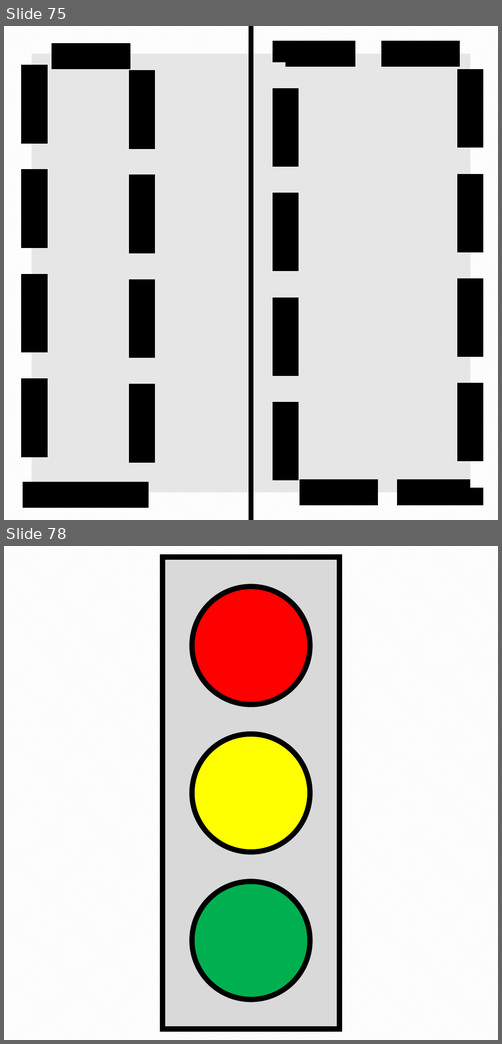
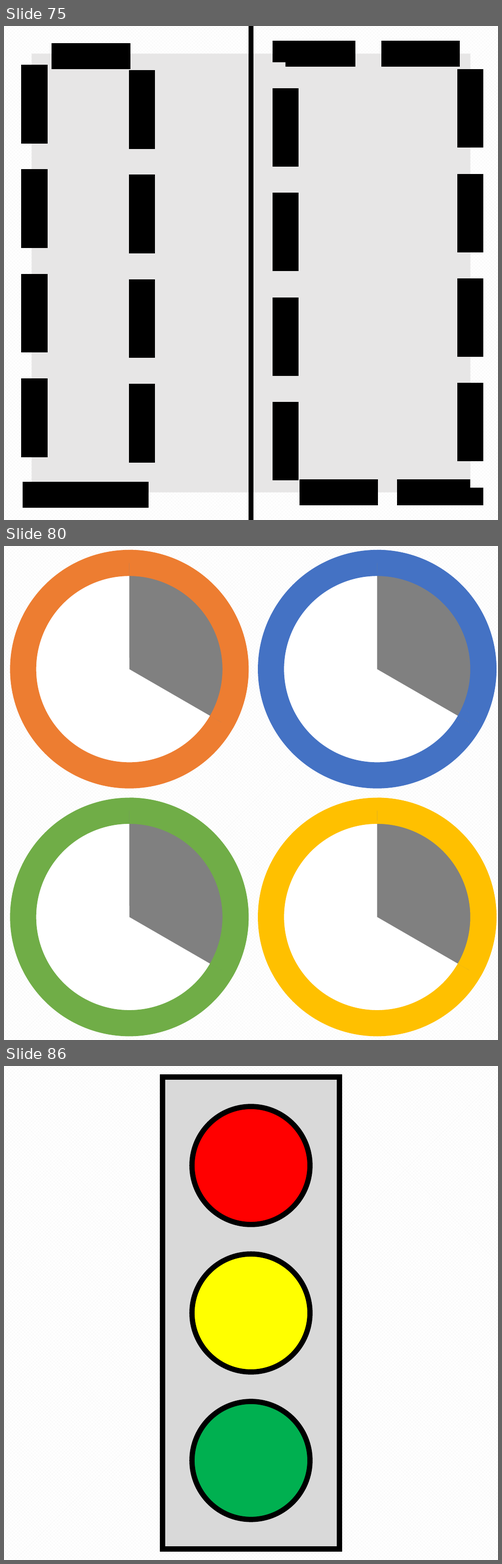
Before and after one commit to pyro-team/bkt-toolbox, a slide deck: features/dev_florian/resources/Icons.pptx. Shown one above the other, each under a label of ours: slides 75 and 78 before the commit, slides 75, 80 and 86 after it; the slides between them are not shown. The pictures are 502x1044 and 502x1564 pixels, drawn with LibreOffice and Linux fonts; fonts in the diff are those of the drawing. Boxes give left, top, right and bottom in pixels: in the first picture for what was removed or moved away, otherwise in the second. Text is boxed around its words. In the diff, an @@ line names an element or a change of style, - is before the commit and + after.

```diff
--- a/features/dev_florian/resources/Icons.pptx
+++ b/features/dev_florian/resources/Icons.pptx
@@ slide 80 added at [4, 546, 498, 1040], background pattern #F2F2F2 on #FFFFFF @@
@@ ellipse added at [24, 563, 236, 776], fill #FFFFFF, outline #ED7D31 30 pt @@
@@ arc (boxed as its full ellipse) added at [24, 563, 236, 776], fill #808080, outline #ED7D31 30 pt @@
@@ ellipse added at [272, 563, 484, 776], fill #FFFFFF, outline #4472C4 30 pt @@
@@ arc (boxed as its full ellipse) added at [272, 563, 484, 776], fill #808080, outline #4472C4 30 pt @@
@@ ellipse added at [24, 811, 236, 1024], fill #FFFFFF, outline #70AD47 30 pt @@
@@ arc (boxed as its full ellipse) added at [24, 811, 236, 1024], fill #808080, outline #70AD47 30 pt @@
@@ ellipse added at [272, 811, 484, 1024], fill #FFFFFF, outline #FFC000 30 pt @@
@@ arc (boxed as its full ellipse) added at [272, 811, 484, 1024], fill #808080, outline #FFC000 30 pt @@
@@ what was slide 78 is now slide 86 @@
```
Also in this commit, not shown: 9 other slides added, 2 slides removed.
